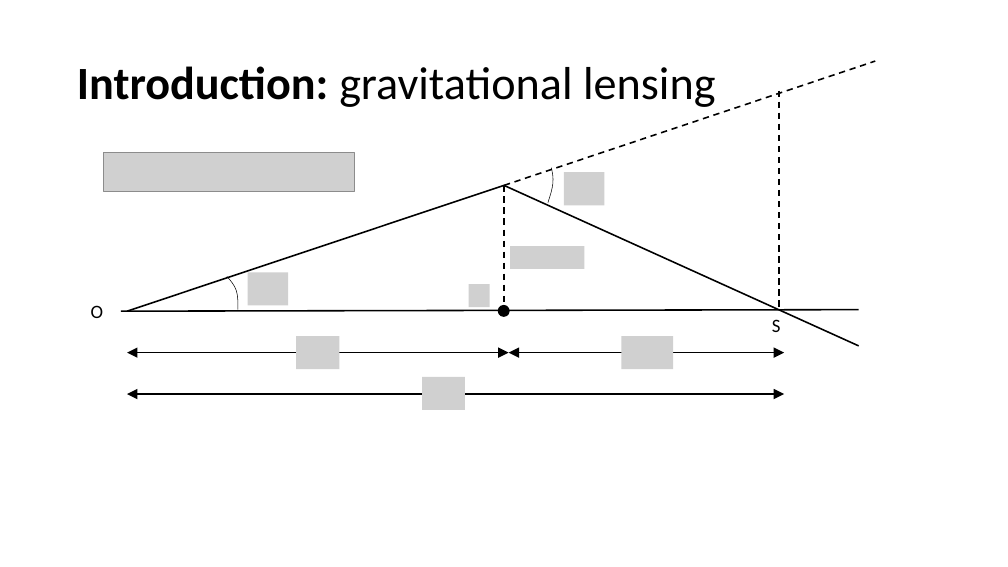
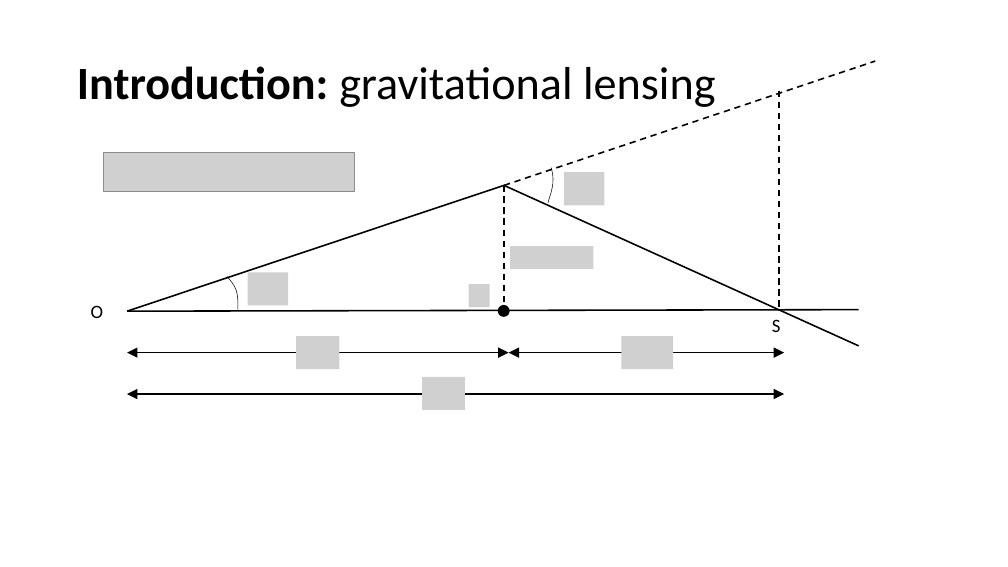
Before and after one commit to lingxz/lightbending, a slide deck: slide 5 of presentation.pptx. Drawn at 1008x567 pixels with LibreOffice and Linux fonts; fonts in the diff are those of the drawing; grey boxes stand for pictures. Boxes give left, top, right and bottom in pixels: in the first picture for what was removed or moved away, otherwise in the second. Text is boxed around its words. In the diff, an @@ line names an element or a change of style, - is before the commit and + after.

```diff
--- a/presentation.pptx
+++ b/presentation.pptx
@@ picture: place and size @@
-picture at <box>510,246,585,268</box>
+picture at <box>510,246,594,268</box>
@@ line moved from (121, 312) - (859, 310) to (127, 312) - (859, 310) @@
```
Also in this commit, not shown: 2 slides added, 29 other files.
